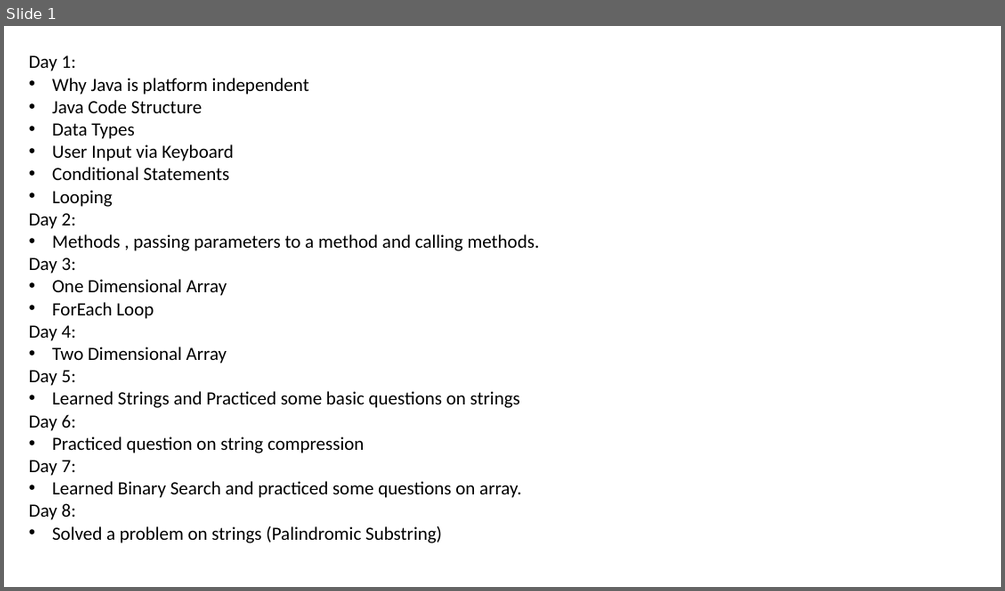
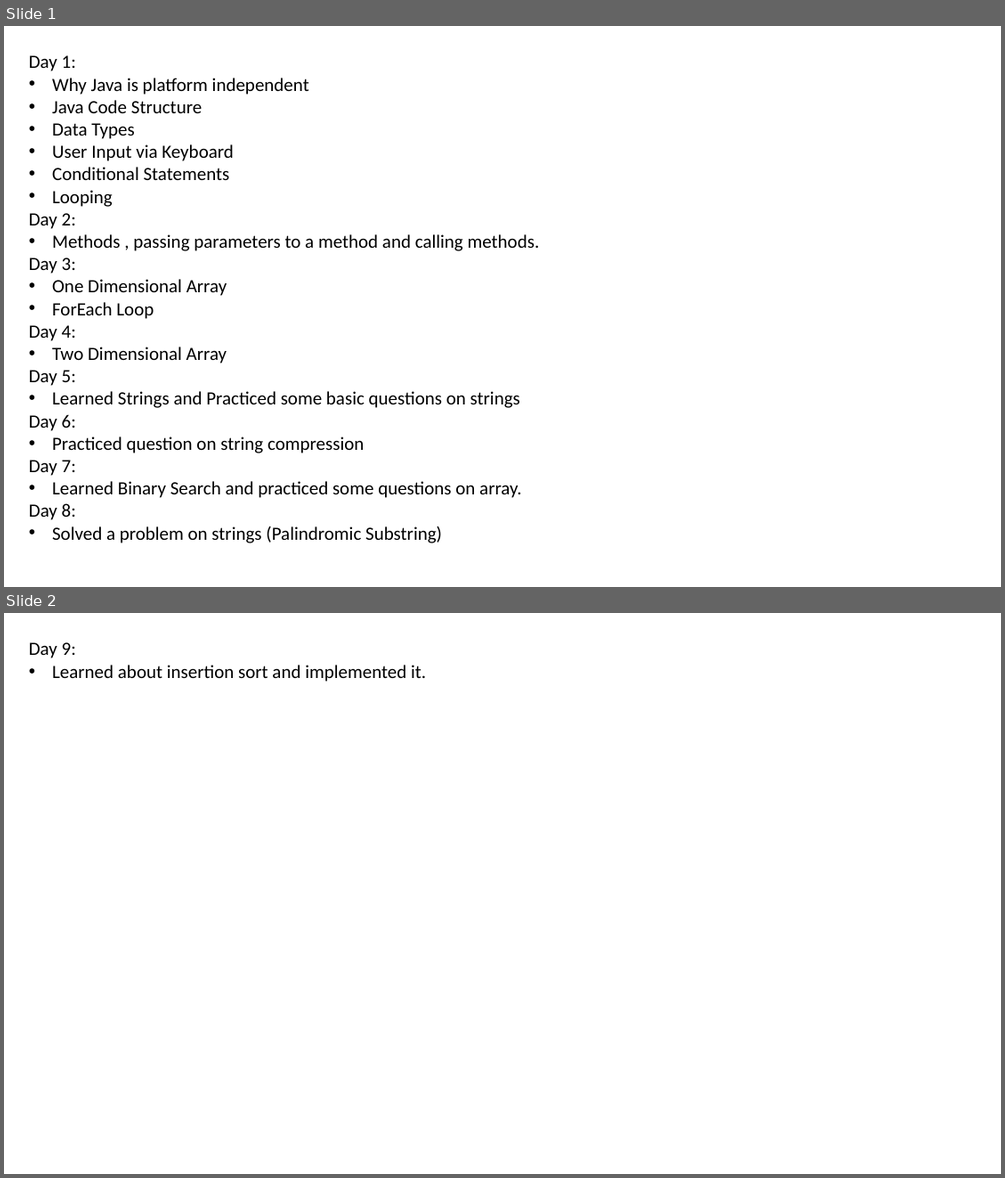
Before and after one commit to ahibhushan/100DaysOfCode, a slide deck: Stats.pptx. Shown one above the other, each under a label of ours: slide 1 before the commit, slides 1 and 2 after it. The pictures are 1005x591 and 1005x1178 pixels, drawn with LibreOffice and Linux fonts; fonts in the diff are those of the drawing. Boxes give left, top, right and bottom in pixels: in the first picture for what was removed or moved away, otherwise in the second. Text is boxed around its words. In the diff, an @@ line names an element or a change of style, - is before the commit and + after.

```diff
--- a/Stats.pptx
+++ b/Stats.pptx
@@ slide 2 added at [4,613,1001,1174], background #FFFFFF @@
@@ text added at [29,642,426,682], 18 pt, text #000000 @@
+Day 9:
+• Learned about insertion sort and implemented it.
```
Also in this commit, not shown: 1 other file.
